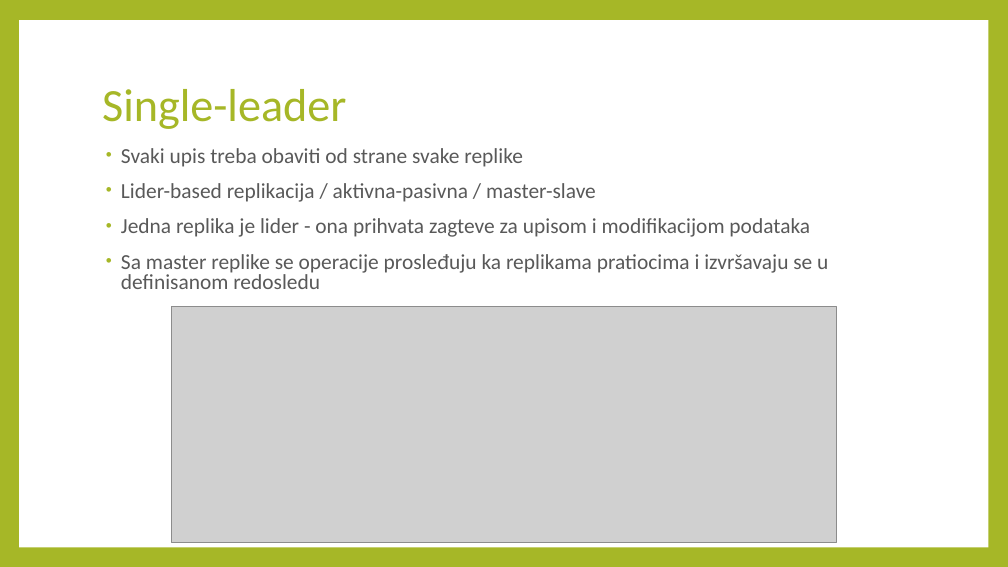
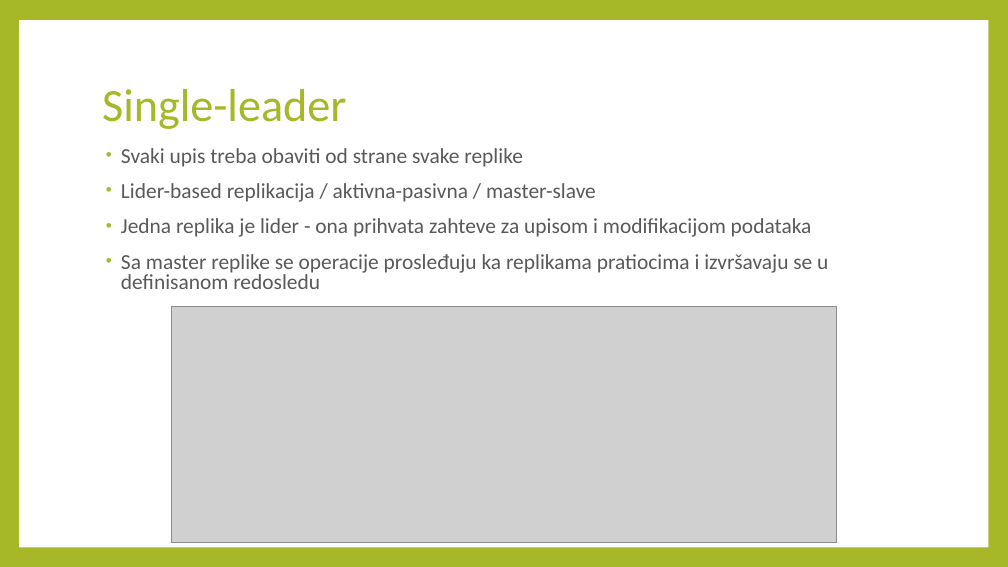
Before and after one commit to sanjamilenkovic/sistemi_baza, a slide deck: slide 3 of projekat 3/Replikacija kod MongoDB baze podataka.pptx. Drawn at 1008x567 pixels with LibreOffice and Linux fonts; fonts in the diff are those of the drawing; grey boxes stand for pictures. Boxes give left, top, right and bottom in pixels: in the first picture for what was removed or moved away, otherwise in the second. Text is boxed around its words. In the diff, an @@ line names an element or a change of style, - is before the commit and + after.

```diff
--- a/projekat 3/Replikacija kod MongoDB baze podataka.pptx
+++ b/projekat 3/Replikacija kod MongoDB baze podataka.pptx
@@ text at (x1=121, y1=218, x2=812, y2=237): text changed @@
-• Jedna replika je lider - ona prihvata zagteve za upisom i modifikacijom podataka
+• Jedna replika je lider - ona prihvata zahteve za upisom i modifikacijom podataka
```
Also in this commit, not shown: 1 other slide changed, 3 other files.
